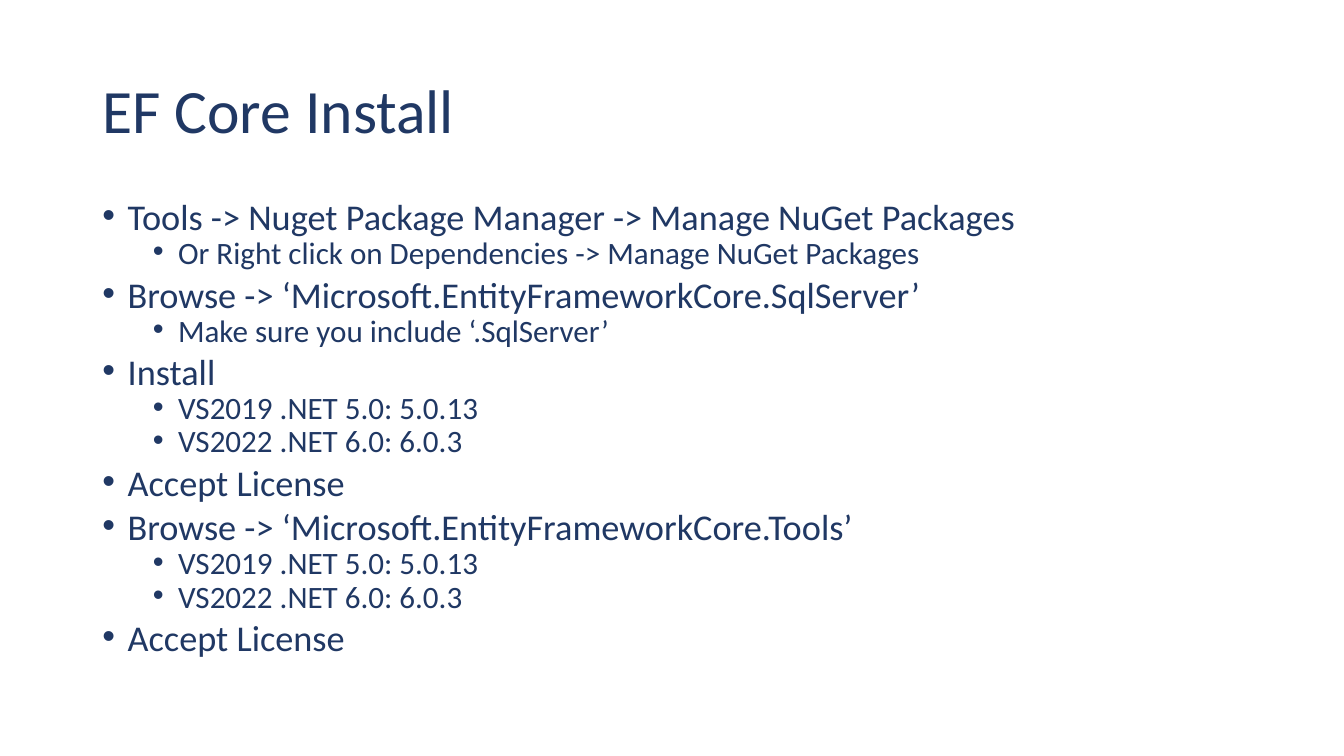
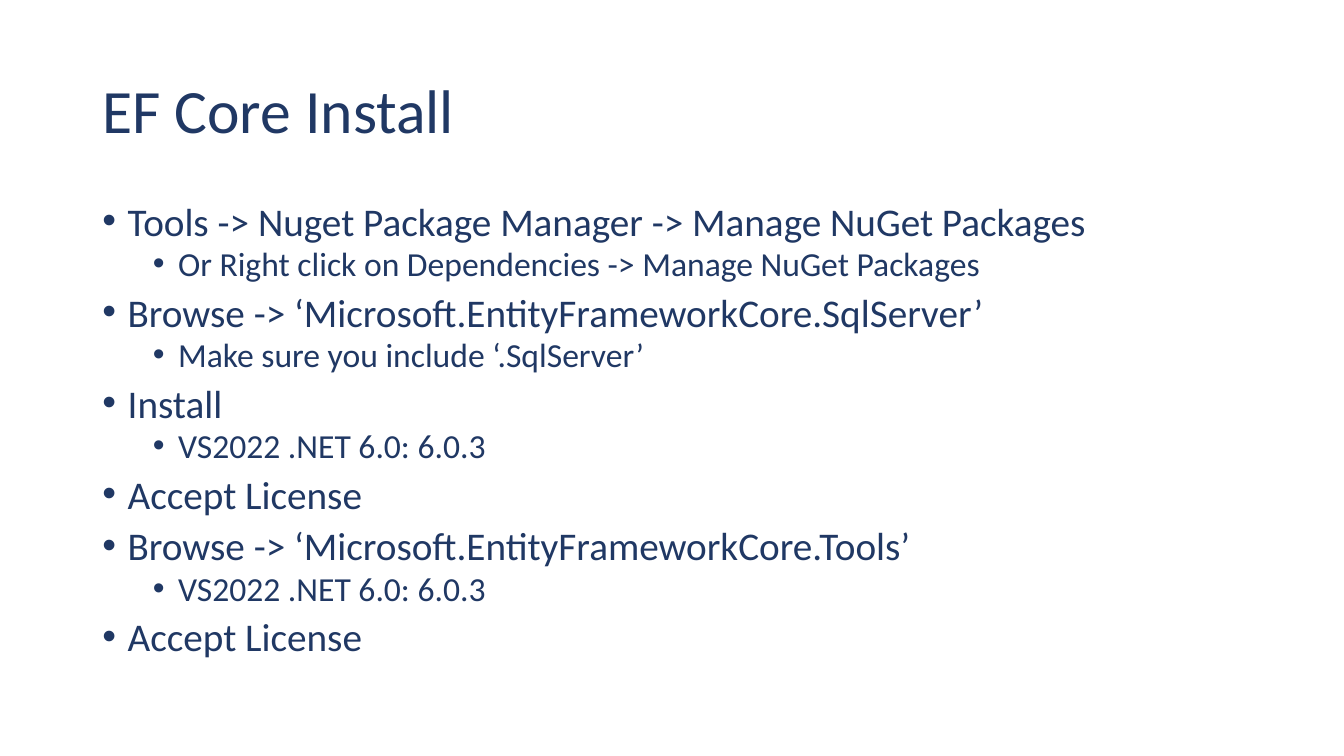
Before and after one commit to ehennis/CIS174, a slide deck: slide 11 of 2023-FALL/Week02.pptx. Drawn at 1344x756 pixels with LibreOffice and Linux fonts; fonts in the diff are those of the drawing. Boxes give left, top, right and bottom in pixels: in the first picture for what was removed or moved away, otherwise in the second. Text is boxed around its words. In the diff, an @@ line names an element or a change of style, - is before the commit and + after.

Commit message:
Updated .net framework

```diff
--- a/2023-FALL/Week02.pptx
+++ b/2023-FALL/Week02.pptx
@@ text "Tools -> Nuget Package Manager ..." at (128, 208, 1086, 658): size 25.9 to 28 pt in "Tools -> Nuget Package Manager -> Manage ...", "Browse -> ‘Microsoft.EntityFrameworkCore.SqlServer’", "Install", "Accept License" and 2 more places; size 22.2 to 24 pt in "Or Right click on Dependencies -> Manage ...", "Make sure you include ‘.SqlServer’", "VS2022 .NET 6.0: 6.0.3", "VS2022 .NET 6.0: 6.0.3"; line spacing 0.7 to 0.8 @@
@@ text at (178, 399, 478, 420): paragraph removed @@
-  • VS2019 .NET 5.0: 5.0.13
@@ text at (178, 554, 478, 575): paragraph removed @@
-  • VS2019 .NET 5.0: 5.0.13
```
Also in this commit, not shown: 1 other slide changed.
